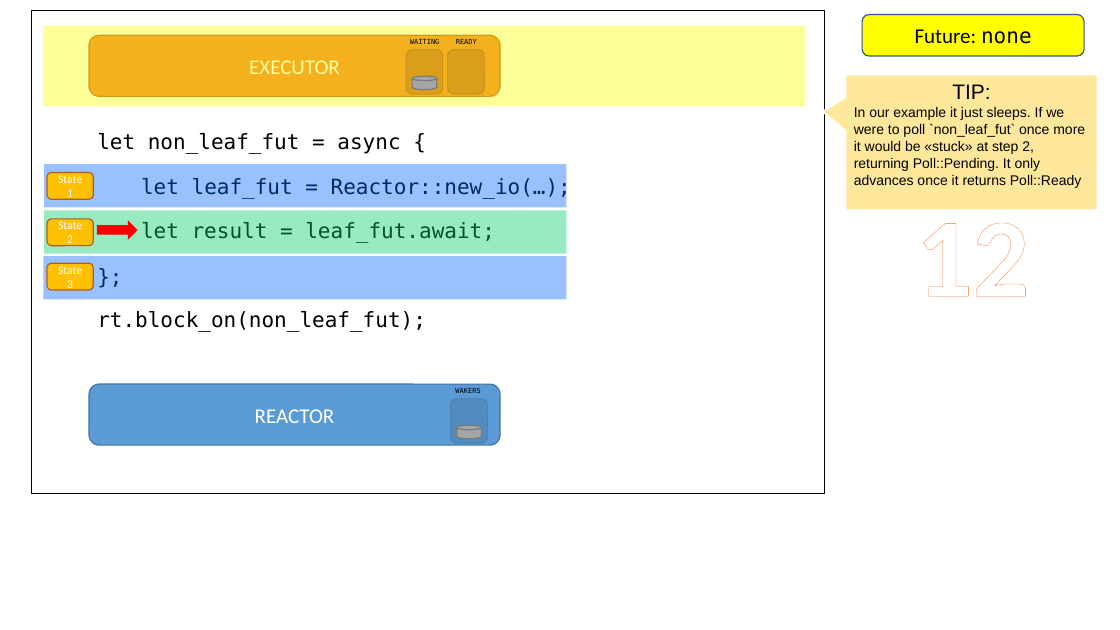
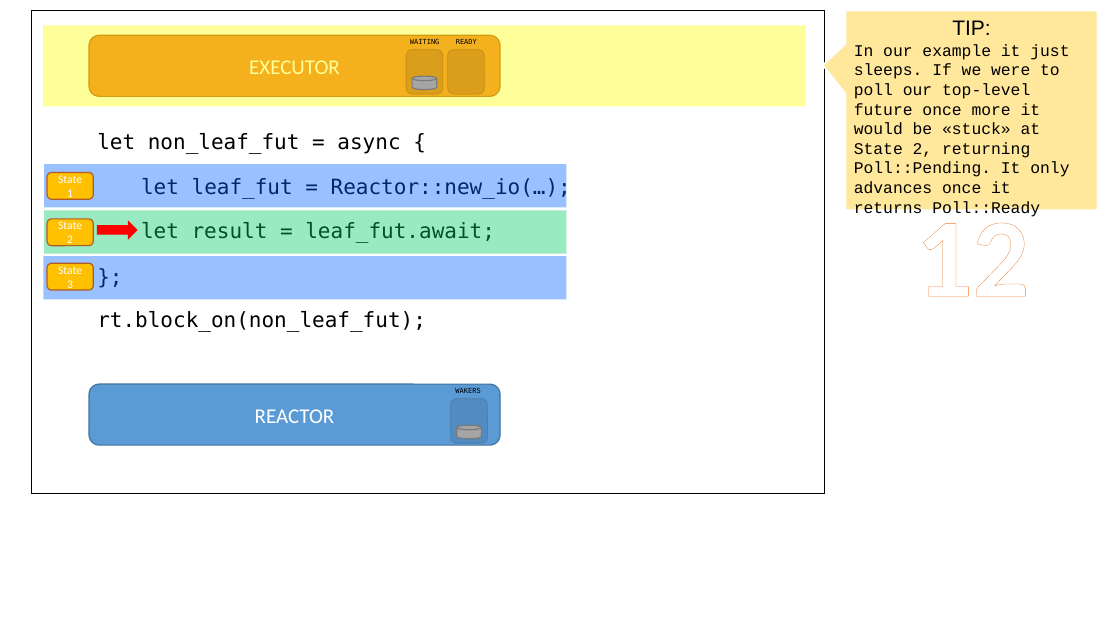
Before and after one commit to pedromfedricci/books-futures-explained, a slide deck: slide 13 of resources/futures_animation.pptx. Drawn at 1120x630 pixels with LibreOffice and Linux fonts; fonts in the diff are those of the drawing. Boxes give left, top, right and bottom in pixels: in the first picture for what was removed or moved away, otherwise in the second. Text is boxed around its words. In the diff, an @@ line names an element or a change of style, - is before the commit and + after.

```diff
--- a/resources/futures_animation.pptx
+++ b/resources/futures_animation.pptx
@@ speech box "TIP:": place and size @@
-speech box "TIP:" at [846,75,1098,211]
+speech box "TIP:" at [846,11,1098,211]
@@ rounded rectangle removed at [862,14,1084,55] @@
-Future: none
@@ text in speech box at [854,44,1069,218]: text changed; size 12 to 14 pt; font Arial to Courier New @@
-In our example it just sleeps. If we were to poll `non_leaf_fut` once more it would be «stuck» at step 2, returning Poll::Pending. It only advances once it returns Poll::Ready
+In our example it just sleeps. If we were to poll our top-level future once more it would be «stuck» at State 2, returning Poll::Pending. It only advances once it returns Poll::Ready
```
Also in this commit, not shown: 18 other slides changed, 20 other files.
